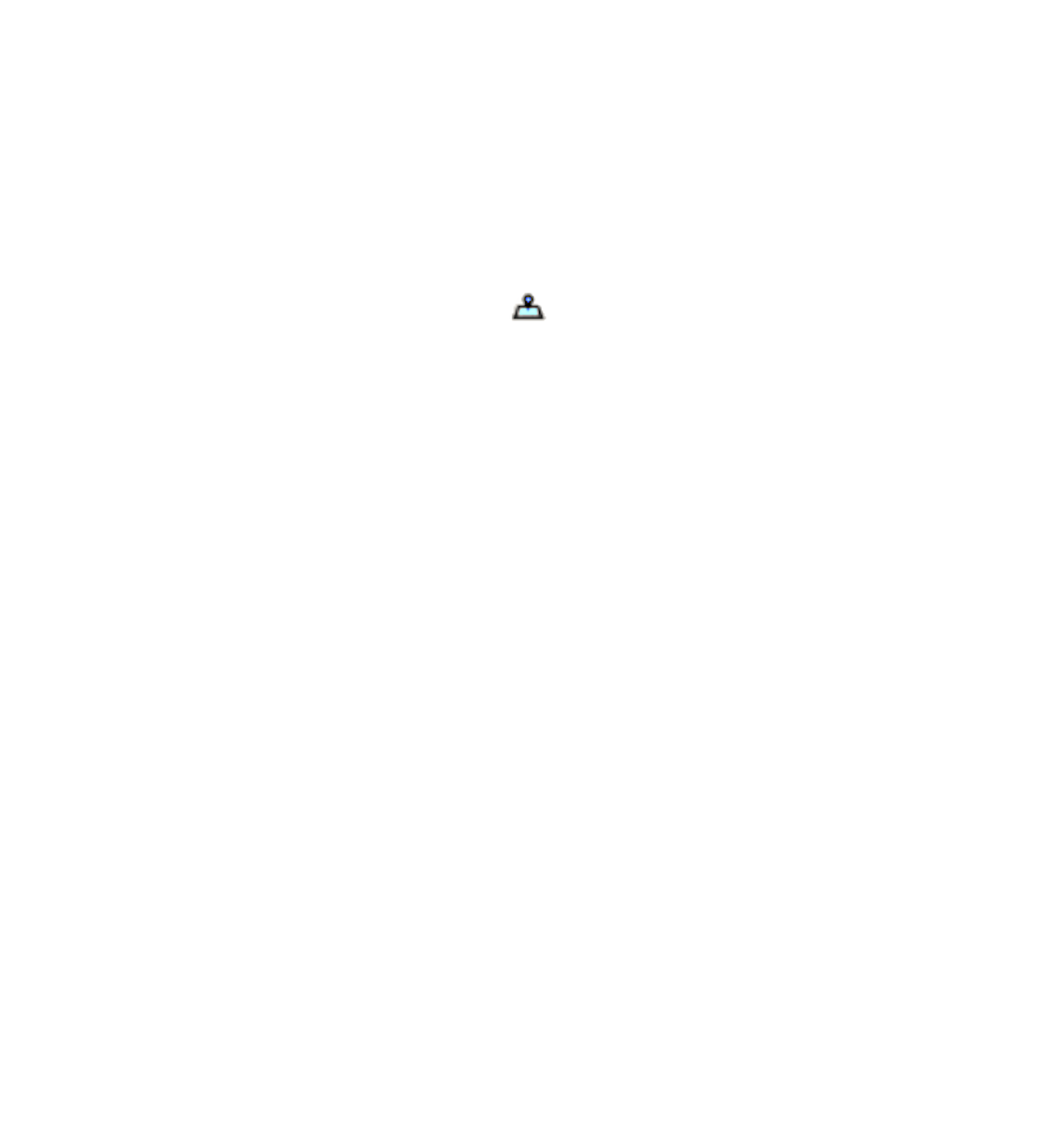
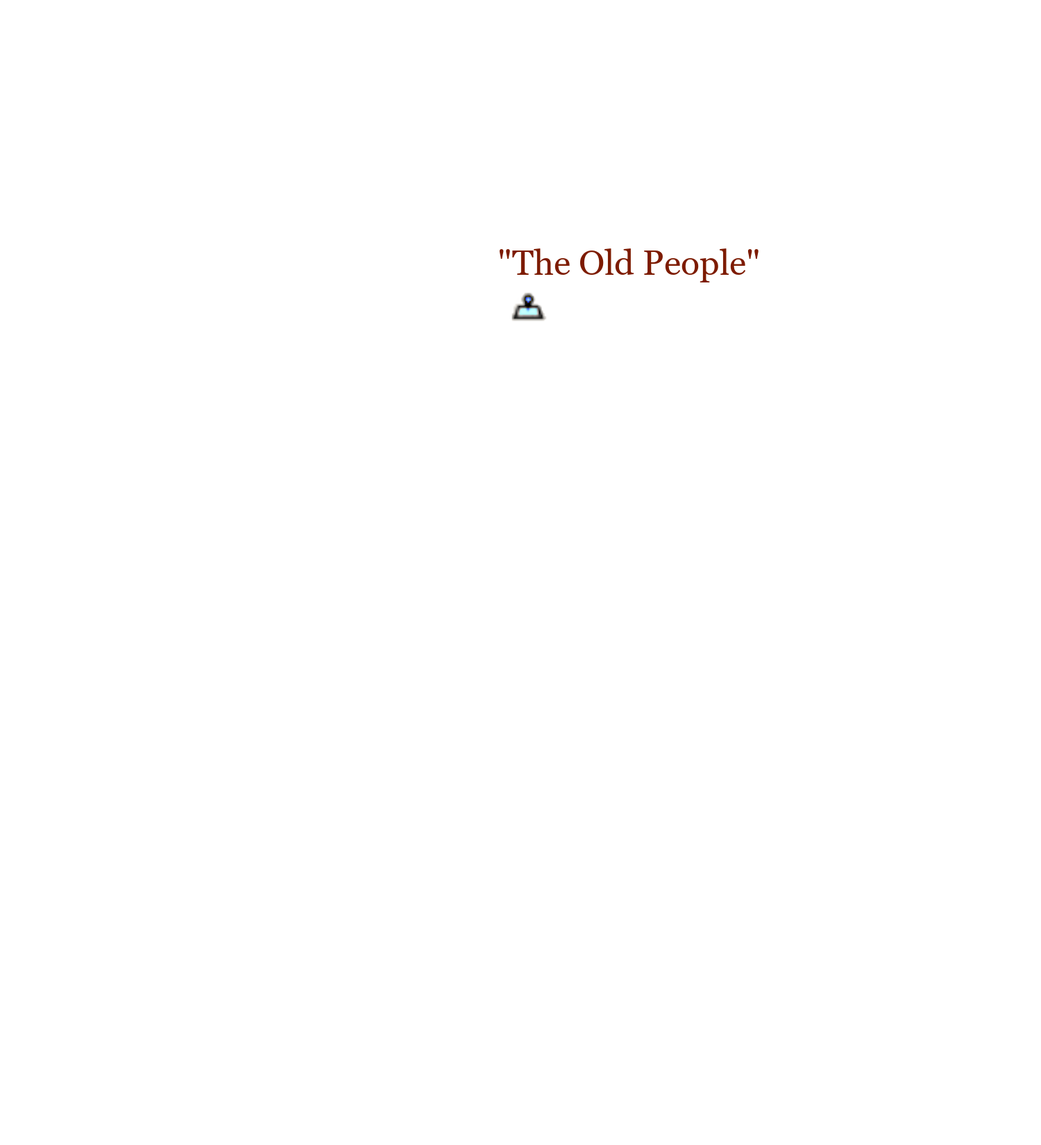
Layer changes from the first 1041 x 1145 image to the second:
added layer "'The Old People'" above "Old_People_Glyph.png" over (498, 248, 759, 283)
